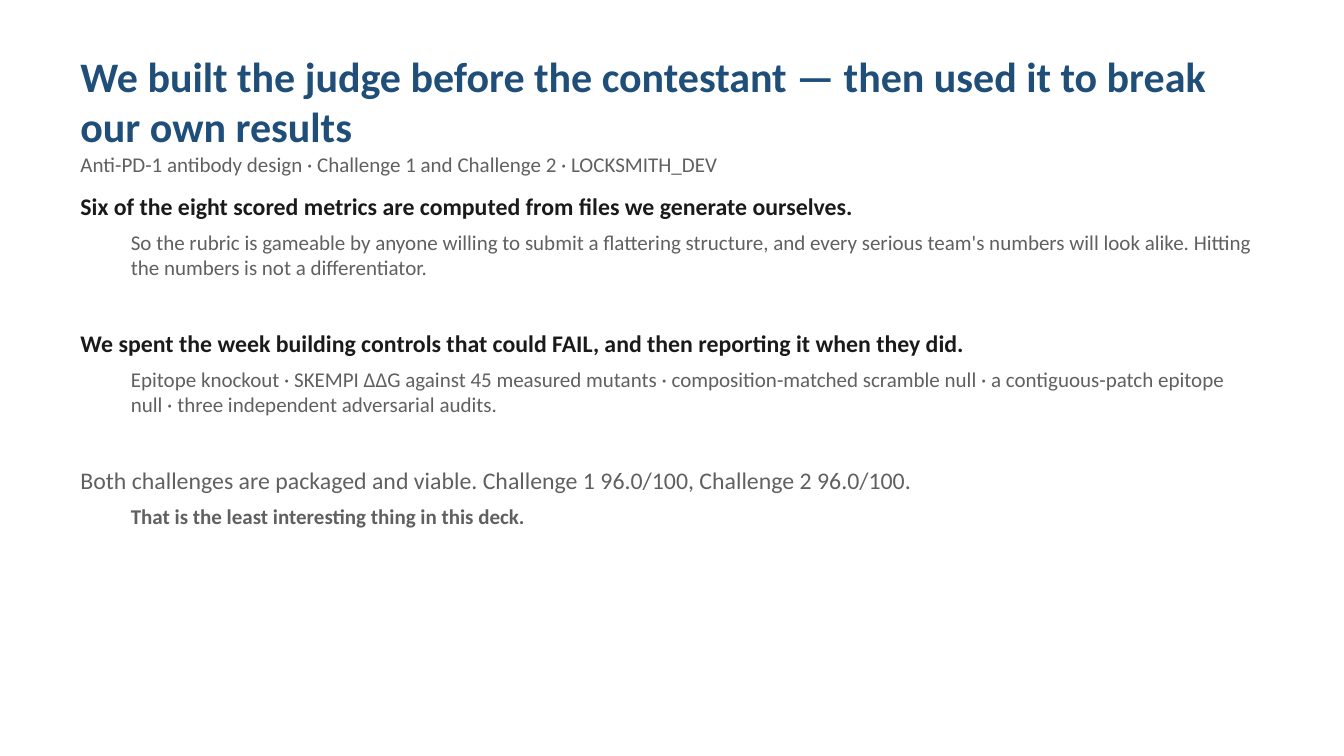
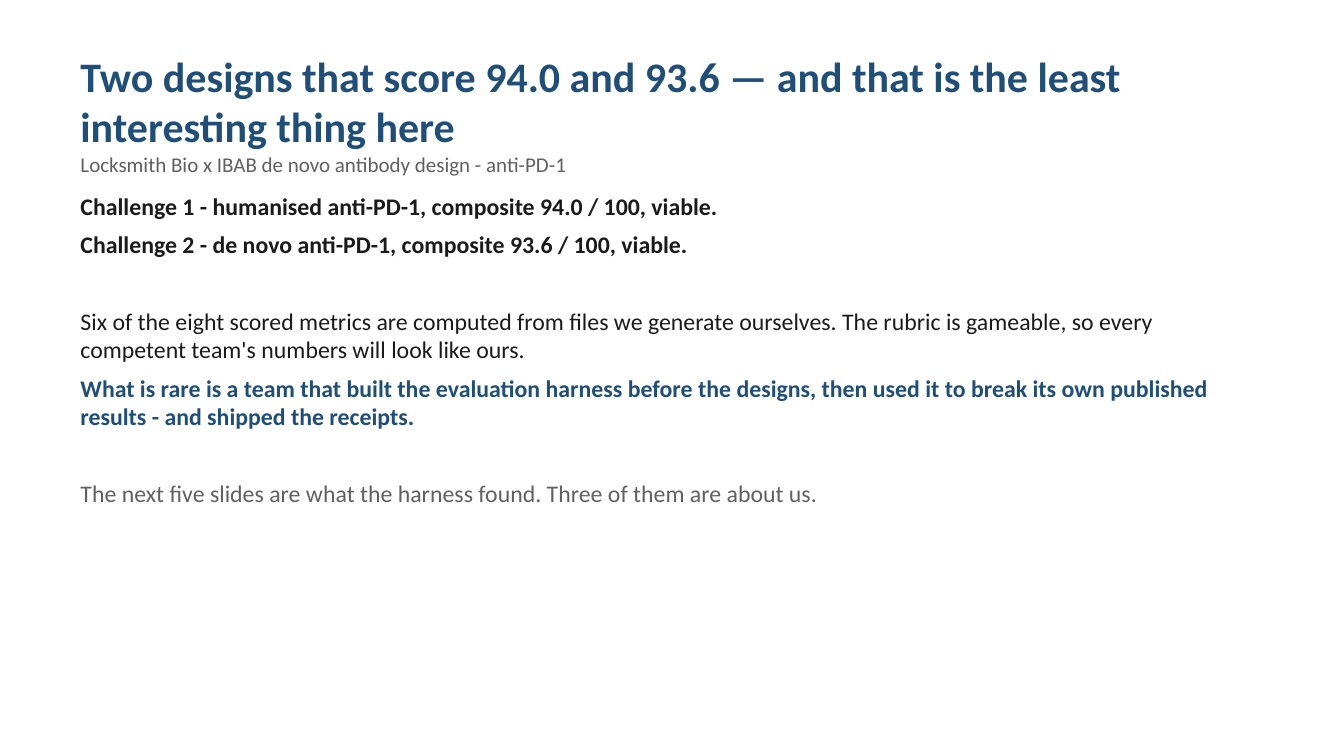
Before and after one commit to RRobin711/locksmith-antibody-hackathon, a slide deck: slide 1 of submission/LOCKSMITH_DEV/pitch/LOCKSMITH_DEV_presentation.pptx. Drawn at 1344x756 pixels with LibreOffice and Linux fonts; fonts in the diff are those of the drawing. Boxes give left, top, right and bottom in pixels: in the first picture for what was removed or moved away, otherwise in the second. Text is boxed around its words. In the diff, an @@ line names an element or a change of style, - is before the commit and + after.

```diff
--- a/submission/LOCKSMITH_DEV/pitch/LOCKSMITH_DEV_presentation.pptx
+++ b/submission/LOCKSMITH_DEV/pitch/LOCKSMITH_DEV_presentation.pptx
@@ text at [80,62,1121,176]: text changed @@
-We built the judge before the contestant — then used it to break our own results
-Anti-PD-1 antibody design · Challenge 1 and Challenge 2 · LOCKSMITH_DEV
+Two designs that score 94.0 and 93.6 — and that is the least interesting thing here
+Locksmith Bio x IBAB de novo antibody design - anti-PD-1
@@ text at [80,198,1207,502]: text changed; size 15 to 17 pt; text colour #606060 to #1A1A1A; bold on @@
-Six of the eight scored metrics are computed from files we generate ourselves.
-  So the rubric is gameable by anyone willing to submit a flattering structure, and every serious team's numbers will look alike. Hitting the numbers is not a differentiator.
-We spent the week building controls that could FAIL, and then reporting it when they did.
-  Epitope knockout · SKEMPI ΔΔG against 45 measured mutants · composition-matched scramble null · a contiguous-patch epitope null · three independent adversarial audits.
-Both challenges are packaged and viable. Challenge 1 96.0/100, Challenge 2 96.0/100.
-  That is the least interesting thing in this deck.
+Challenge 1 - humanised anti-PD-1, composite 94.0 / 100, viable.
+Challenge 2 - de novo anti-PD-1, composite 93.6 / 100, viable.
+Six of the eight scored metrics are computed from files we generate ourselves. The rubric is gameable, so every competent team's numbers will look like ours.
+What is rare is a team that built the evaluation harness before the designs, then used it to break its own published results - and shipped the receipts.
+The next five slides are what the harness found. Three of them are about us.
```
Also in this commit, not shown: 3 other slides changed, 2 slides added, 2 slides removed, 5 other files.
